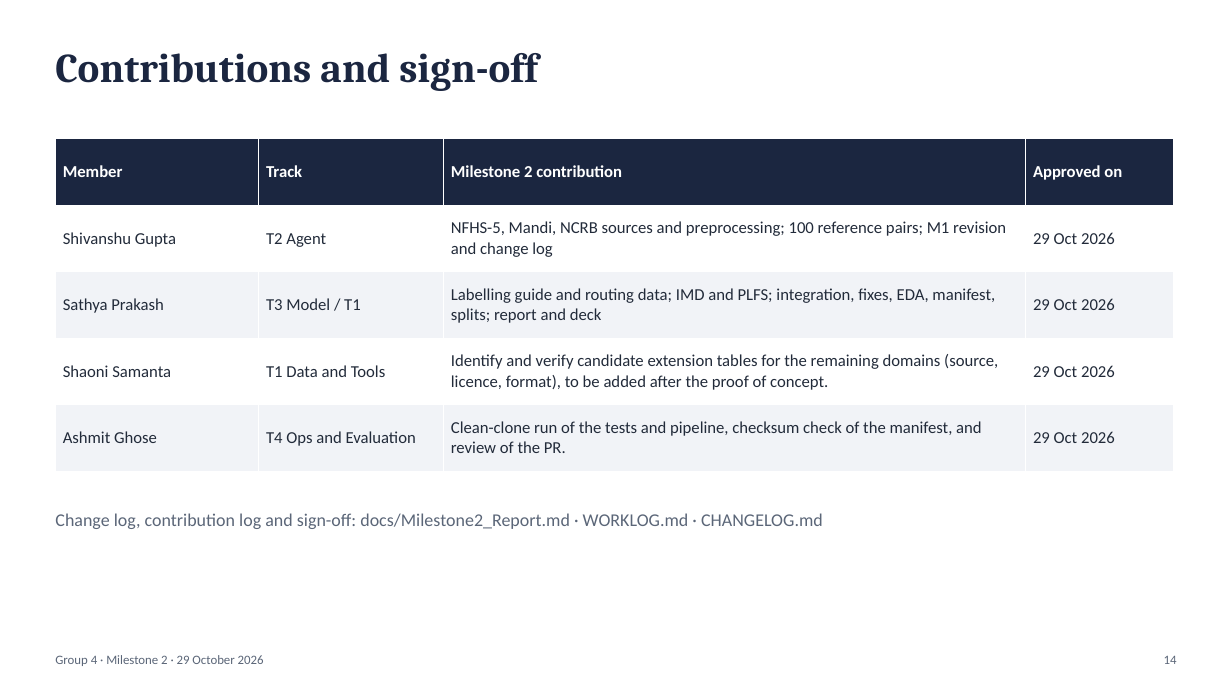
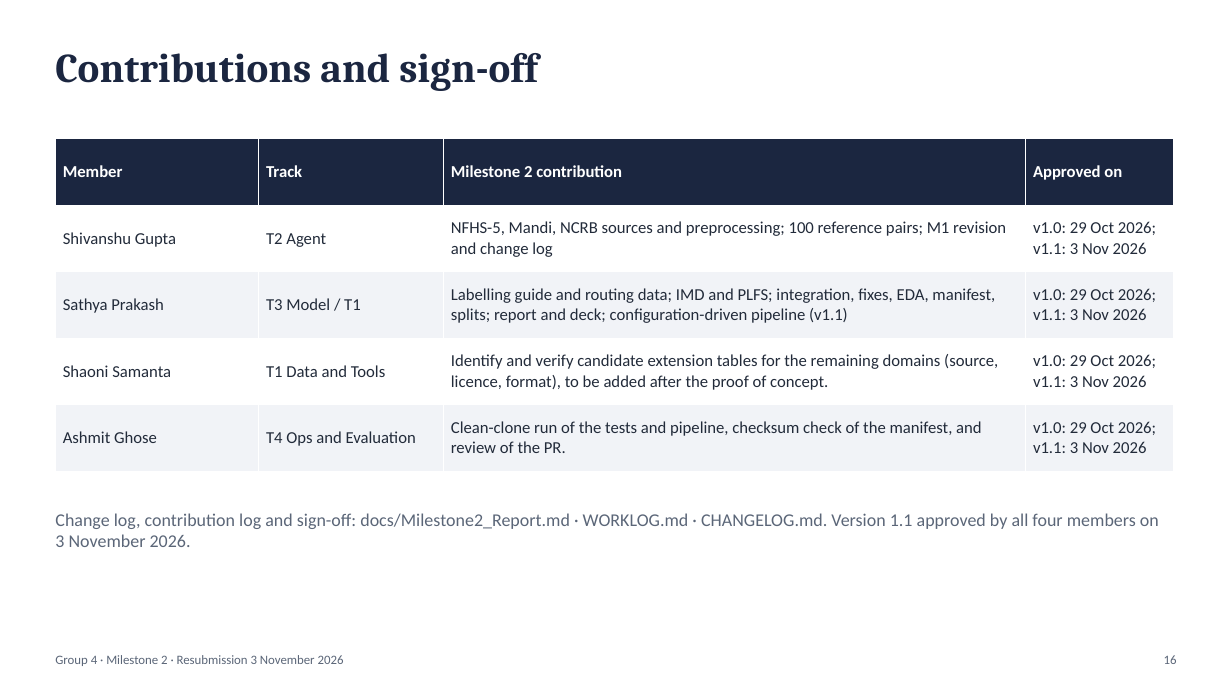
Before and after one commit to sathyaIITM/Group-4-DS-and-AI-Lab-Project, a slide deck: slide 16 of docs/Milestone2_TA_Presentation.pptx (slide 14 before the commit). Drawn at 1232x693 pixels with LibreOffice and Linux fonts; fonts in the diff are those of the drawing. Boxes give left, top, right and bottom in pixels: in the first picture for what was removed or moved away, otherwise in the second. Text is boxed around its words. In the diff, an @@ line names an element or a change of style, - is before the commit and + after.

Commit message:
ENH: Reworked data preparation into a configuration-driven, table-agnostic pipeline (v1.1), incorporating feedback through unified quality flags, source validation, anomaly review, lineage tracking, and automated catalogue generation. Updated documentation and reference queries

```diff
--- a/docs/Milestone2_TA_Presentation.pptx
+++ b/docs/Milestone2_TA_Presentation.pptx
@@ table at [55, 139, 1174, 471] @@
-row 2, column 4: 29 Oct 2026
+row 2, column 4: v1.0: 29 Oct 2026; v1.1: 3 Nov 2026
-row 3, column 3: Labelling guide and routing data; IMD and PLFS; integration, fixes, EDA, manifest, splits; report and deck
+row 3, column 3: Labelling guide and routing data; IMD and PLFS; integration, fixes, EDA, manifest, splits; report and deck; configuration-driven pipeline (v1.1)
-row 3, column 4: 29 Oct 2026
+row 3, column 4: v1.0: 29 Oct 2026; v1.1: 3 Nov 2026
-row 4, column 4: 29 Oct 2026
+row 4, column 4: v1.0: 29 Oct 2026; v1.1: 3 Nov 2026
-row 5, column 4: 29 Oct 2026
+row 5, column 4: v1.0: 29 Oct 2026; v1.1: 3 Nov 2026
@@ text at [55, 513, 1159, 547]: text changed @@
-Change log, contribution log and sign-off: docs/Milestone2_Report.md · WORKLOG.md · CHANGELOG.md
+Change log, contribution log and sign-off: docs/Milestone2_Report.md · WORKLOG.md · CHANGELOG.md. Version 1.1 approved by all four members on 3 November 2026.
@@ text at [55, 655, 344, 666]: text changed @@
-Group 4 · Milestone 2 · 29 October 2026
+Group 4 · Milestone 2 · Resubmission 3 November 2026
@@ text at [1164, 655, 1177, 664]: text changed @@
-14
+16
```
Also in this commit, not shown: 13 other slides changed, 2 slides added, 49 other files.
